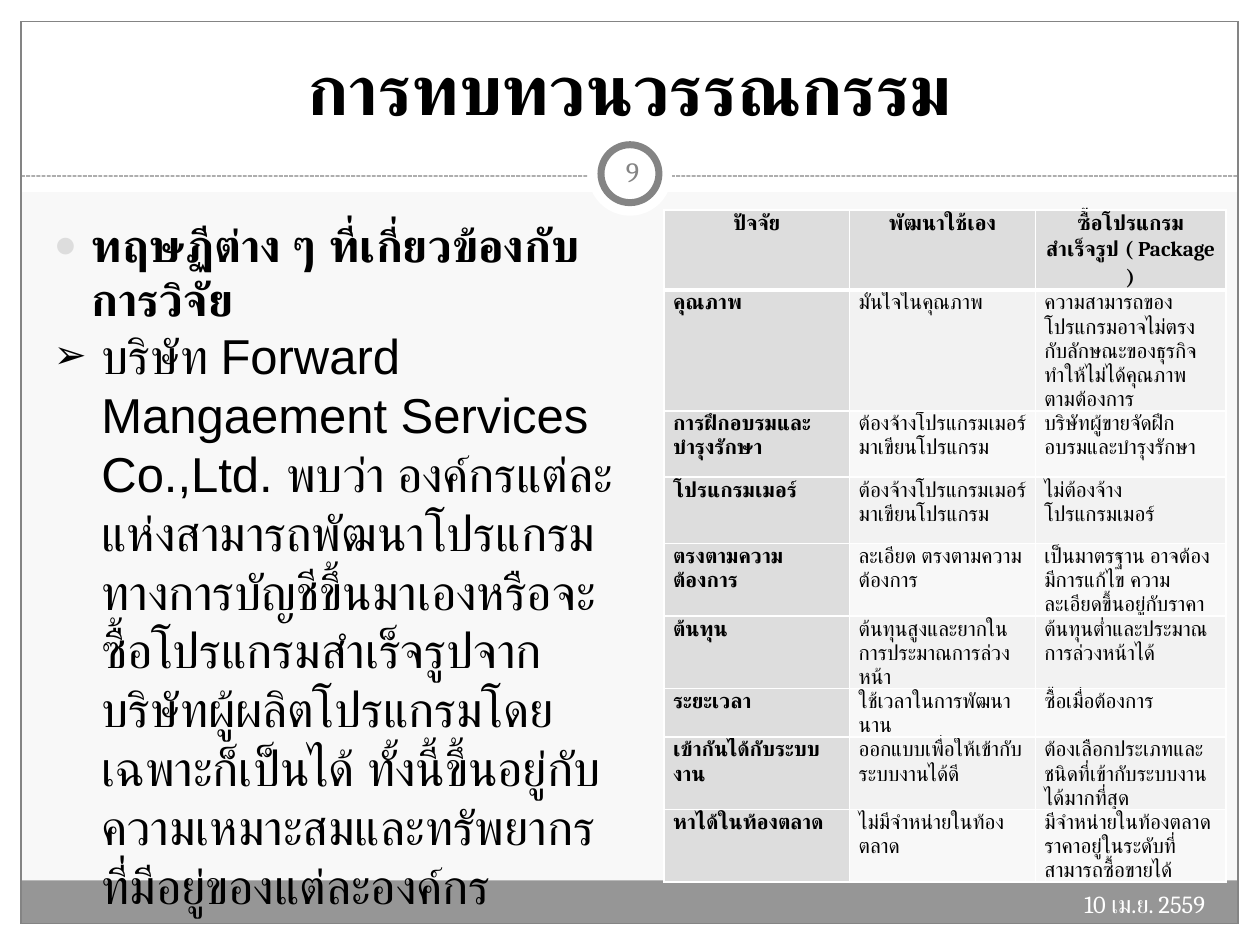
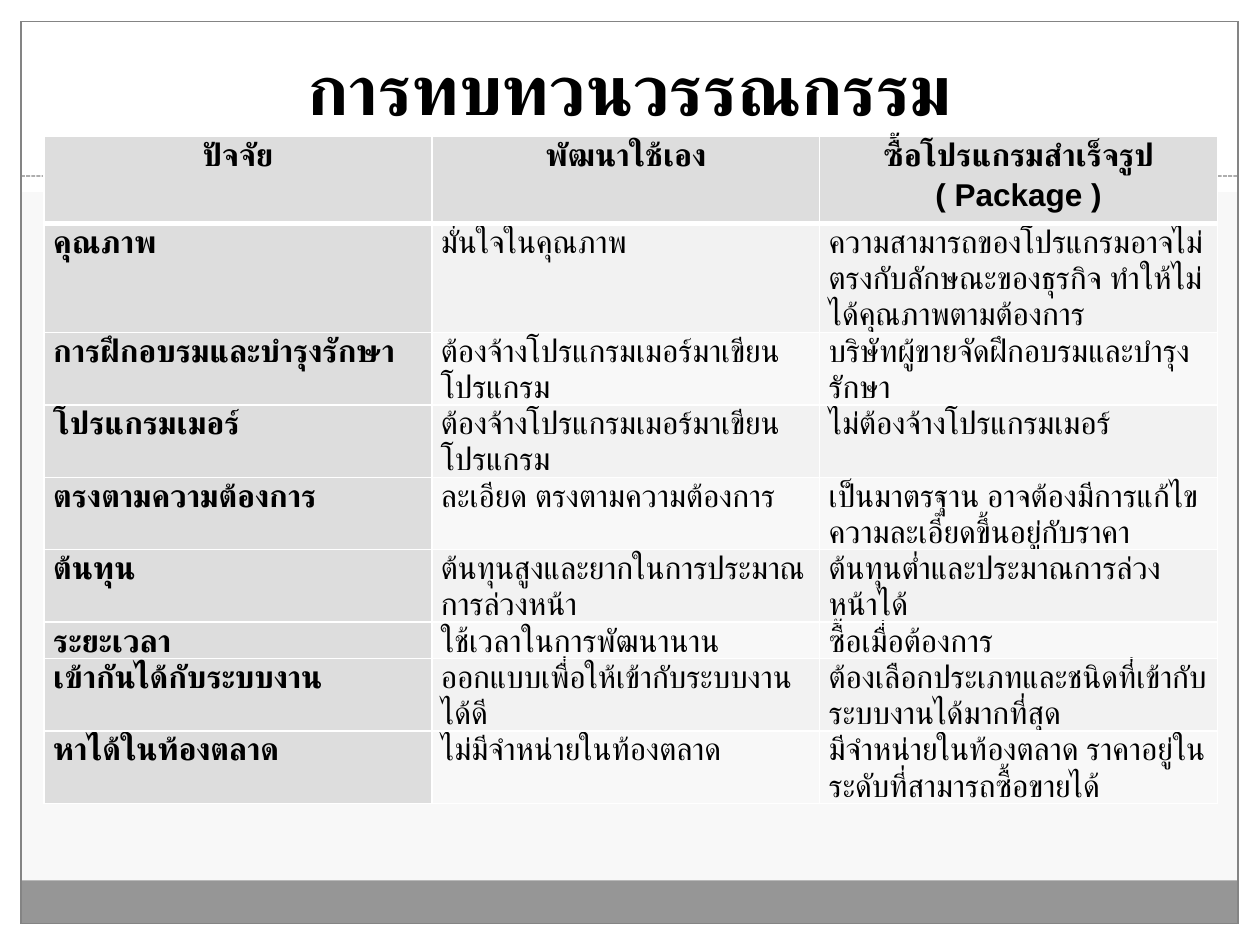
Before and after one commit to Tanandara/research, a slide deck: slide 10 of ฐานันดร์(โปรแกรมบัญชี RCIM)-Workshop (MBA).pptx (slide 9 before the commit). Drawn at 1260x945 pixels with LibreOffice and Linux fonts; fonts in the diff are those of the drawing. Boxes give left, top, right and bottom in pixels: in the first picture for what was removed or moved away, otherwise in the second. Text is boxed around its words. In the diff, an @@ line names an element or a change of style, - is before the commit and + after.

Commit message:
edit powerpoint

```diff
--- a/ฐานันดร์(โปรแกรมบัญชี RCIM)-Workshop (MBA).pptx
+++ b/ฐานันดร์(โปรแกรมบัญชี RCIM)-Workshop (MBA).pptx
@@ table at (44, 137, 1218, 874) @@
-row 1, column 3: ซื้อโปรแกรมสำเร็จรูป ( Package )
+row 1, column 3: ซื้อโปรแกรมสำเร็จรูป / ( Package )
@@ size 12 to 18 pt, font Cambria to Arial @@
@@ table: place and size @@
-table at (664, 210, 1225, 888)
+table at (44, 137, 1218, 874)
@@ page number at (620, 157, 645, 167): text changed @@
-9
+10
@@ text removed at (92, 226, 613, 918) @@
-● ทฤษฏีต่าง ๆ ที่เกี่ยวข้องกับการวิจัย
-➢ บริษัท Forward Mangaement Services Co.,Ltd. พบว่า องค์กรแต่ละแห่งสามารถพัฒนาโปรแกรมทางการบัญชีขึ้นมาเองหรือจะซื้อโปรแกรมสำเร็จรูปจากบริษัทผู้ผลิตโปรแกรมโดยเฉพาะก็เป็นได้ ทั้งนี้ขึ้นอยู่กับความเหมาะสมและทรัพยากรที่มีอยู่ของแต่ละองค์กร
@@ text removed at (1084, 896, 1205, 913) @@
-10 เม.ย. 2559
```
Also in this commit, not shown: 20 other slides changed, 1 slide added.
